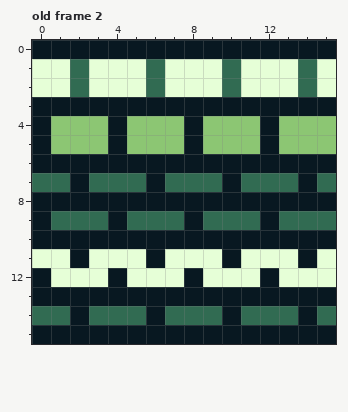
Edited in one commit: pixel-art file (res/testdungeon.ase). The first picture shows the starting point.
16x16 pixels, 3 frames. Colours within 5 levels of each other are drawn and written as one. Shown: old frame 2.
New version:
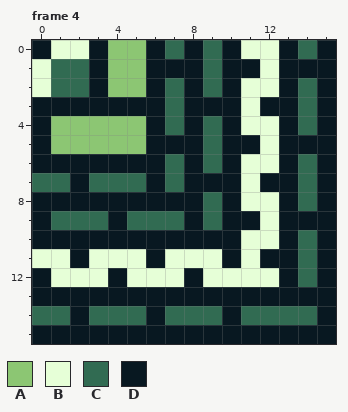
Palette (. is transparent): A #8cc673  B #e6ffd7  C #316b52  D #081821
A new or re-ordered frame is compared with the old frame closest to it.
Change:
{"change": "frames 3 -> 4"}
{"change": "layer \"Layer 1\" added"}
{"change": "layer \"Layer 2\" added"}
{"where": "frame 4 is new; against old frame 2, layers \"Layer 2\", \"Layer 1\""}
{"frame":4,"y":0,"x":1,"old":"DD","new":"BB"}
{"frame":4,"y":0,"x":4,"old":"DD","new":"AA"}
{"frame":4,"y":0,"x":7,"old":"D","new":"C"}
{"frame":4,"y":0,"x":9,"old":"D","new":"C"}
{"frame":4,"y":0,"x":11,"old":"DD","new":"BB"}
{"frame":4,"y":0,"x":14,"old":"D","new":"C"}
{"frame":4,"y":1,"x":1,"old":"B","new":"C"}
{"frame":4,"y":1,"x":3,"old":"BBBCBBBCB","new":"DAADDDCDD"}
{"frame":4,"y":1,"x":13,"old":"BCB","new":"DDD"}
{"frame":4,"y":2,"x":1,"old":"B","new":"C"}
{"frame":4,"y":2,"x":3,"old":"BBBCBBBC","new":"DAADCDCD"}
{"frame":4,"y":2,"x":13,"old":"B","new":"D"}
{"frame":4,"y":2,"x":15,"old":"B","new":"D"}
{"frame":4,"y":3,"x":7,"old":"D","new":"C"}
{"frame":4,"y":3,"x":11,"old":"D","new":"B"}
{"frame":4,"y":3,"x":14,"old":"D","new":"C"}
{"frame":4,"y":4,"x":4,"old":"D","new":"A"}
{"frame":4,"y":4,"x":6,"old":"AA","new":"DC"}
{"frame":4,"y":4,"x":9,"old":"AAADAAA","new":"CDBBDCD"}
{"frame":4,"y":5,"x":4,"old":"D","new":"A"}
{"frame":4,"y":5,"x":6,"old":"AA","new":"DD"}
{"frame":4,"y":5,"x":9,"old":"AAADAAA","new":"CDDBDDD"}
{"frame":4,"y":6,"x":7,"old":"D","new":"C"}
{"frame":4,"y":6,"x":9,"old":"D","new":"C"}
{"frame":4,"y":6,"x":11,"old":"DD","new":"BB"}
{"frame":4,"y":6,"x":14,"old":"D","new":"C"}
{"frame":4,"y":7,"x":8,"old":"CC","new":"DD"}
{"frame":4,"y":7,"x":11,"old":"CCCDC","new":"BDDCD"}
{"frame":4,"y":8,"x":9,"old":"D","new":"C"}
{"frame":4,"y":8,"x":11,"old":"DD","new":"BB"}
{"frame":4,"y":8,"x":14,"old":"D","new":"C"}
{"frame":4,"y":9,"x":10,"old":"CCDCCC","new":"DDBDDD"}
{"frame":4,"y":10,"x":11,"old":"DD","new":"BB"}
{"frame":4,"y":10,"x":14,"old":"D","new":"C"}
{"frame":4,"y":11,"x":12,"old":"BBDB","new":"DDCD"}
{"frame":4,"y":12,"x":12,"old":"DBBB","new":"BDCD"}
{"frame":4,"y":14,"x":14,"old":"DC","new":"CD"}
